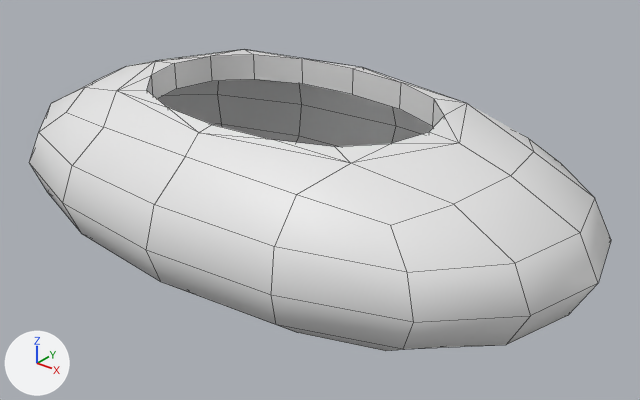
Two versions of the FBX model Assets/_Project/Art/Models/Environments/Props/MESH_FlowerPot_Oval.fbx, one commit apart.
The view is the same before and after, from a 50 mm lens placed at (0.2917, -0.3379, 0.253), pointed at (0.0158, 0.0069, 0.0392). Lighting does not change. The marker at lower left points along +X, +Y and +Z. Mesh edges are drawn as thin lines.

Objects in the first picture: 'FlowerPot_Oval'.
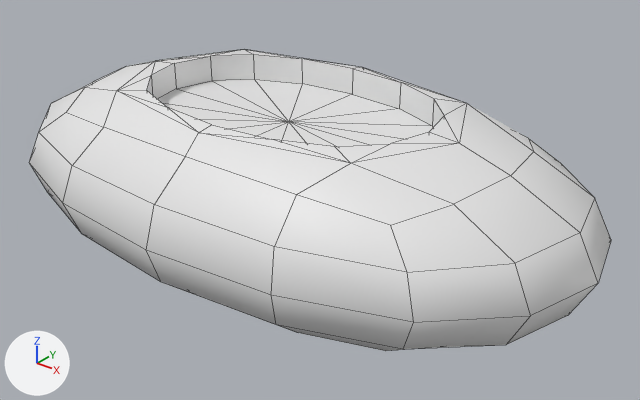
Pixel boxes [x1, y1, x2, y2] of what changed, in the pictures (640 x 400 px):
part 1 of me_cube_011, added: after [158, 79, 433, 147]

The change, as a list of edits to the scene's bpy script:
```text
Change me_cube_011:
    used by ob_flowerpot_oval; location = (0.0, 0.0, 0.0)
    remove me_cube_011.from_pydata(...)  # 129 vertices, 132 faces; spans x -0.178..0.178, y -0.104..0.104, z -0.002..0.099
    add me_cube_011.from_pydata(...)  # 130 vertices, 148 faces; spans x -0.178..0.178, y -0.104..0.104, z -0.002..0.099
    me_cube_011 part 1
    1 vertex is added at (0.0, 0.0, 0.084)
    16 new faces join them
```
